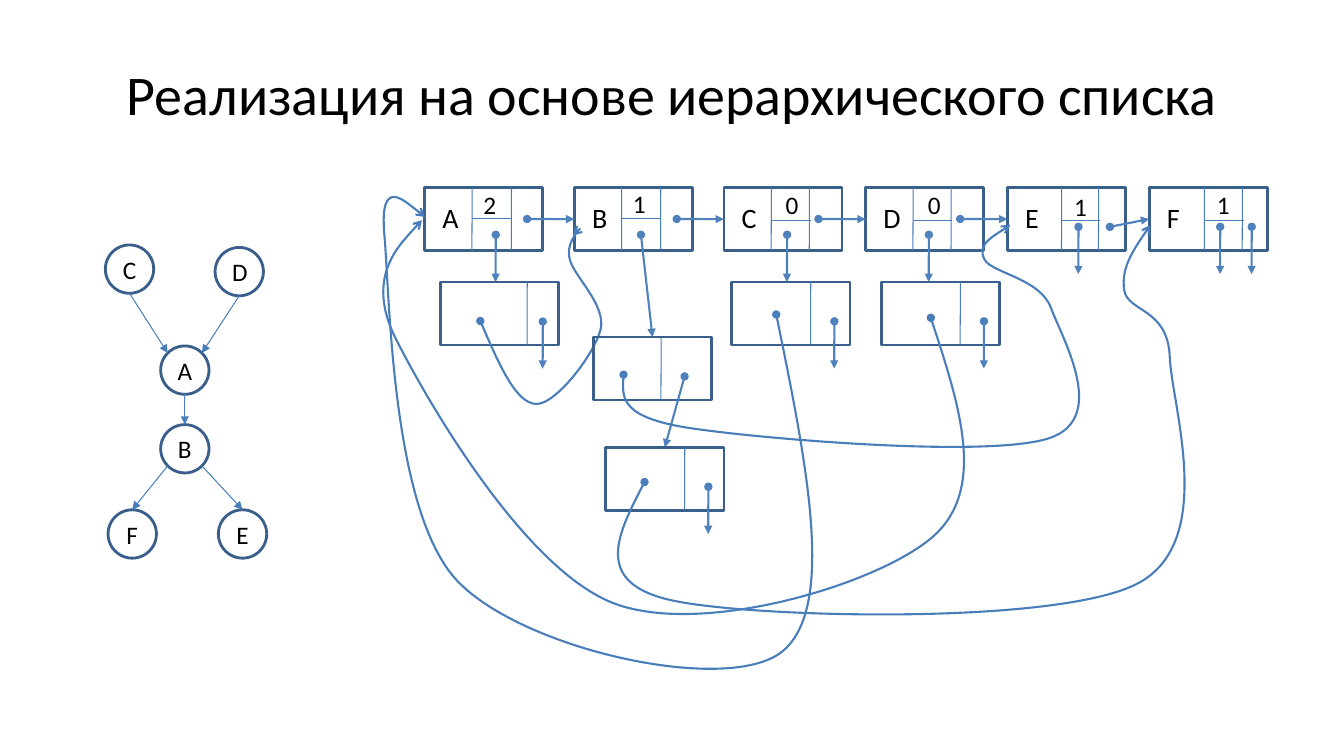
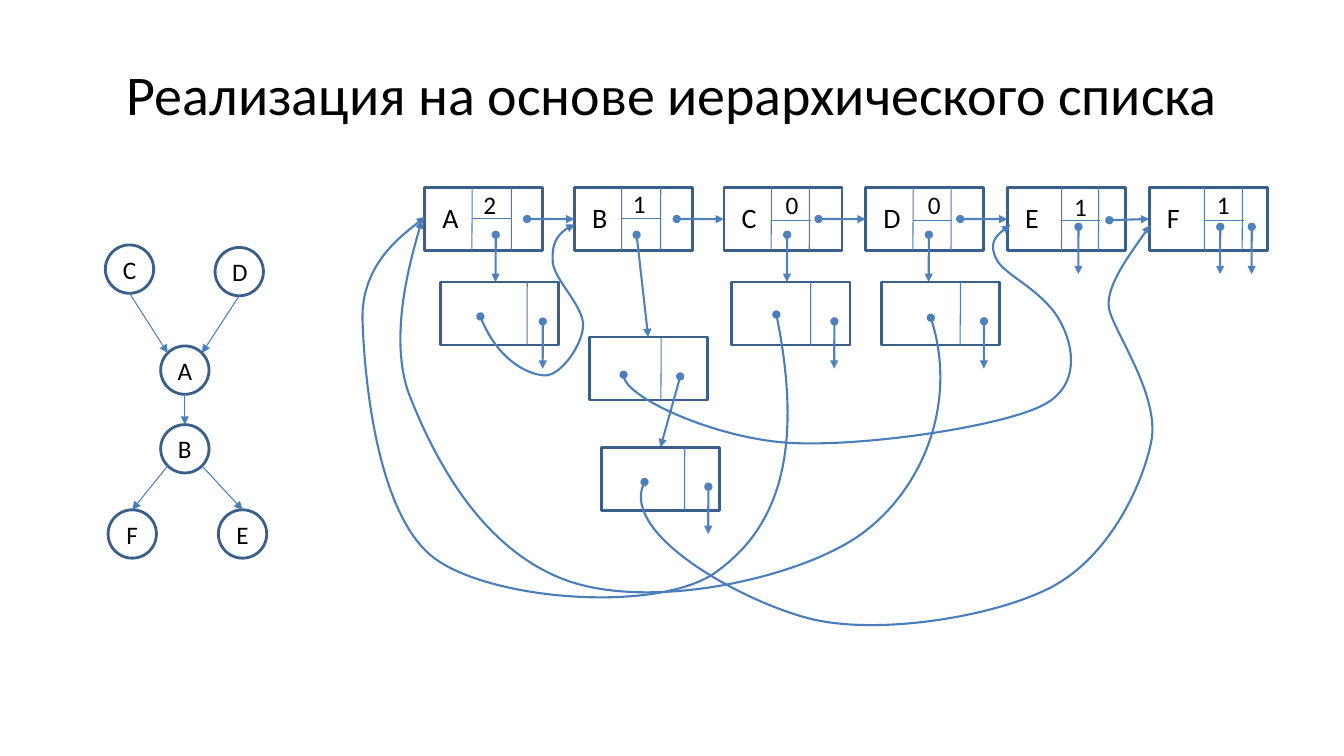
Before and after one commit to Evgueni-Petrov-aka-espetrov/Algorithms-and-Programming-in-C-pptx, a slide deck: slide 160 of 18 Кратчайшие пути и топсорт.pptx. Drawn at 1344x756 pixels with LibreOffice and Linux fonts; fonts in the diff are those of the drawing. Boxes give left, top, right and bottom in pixels: in the first picture for what was removed or moved away, otherwise in the second. Text is boxed around its words. In the diff, an @@ line names an element or a change of style, - is before the commit and + after.

Commit message:
разбил на слои; добавил реализацию через dfs; добавил транзитивное замыкание и подсчета самонепересекающихся путей на основе алгоритма Флойда-Уоршелла

```diff
--- a/18 Кратчайшие пути и топсорт.pptx
+++ b/18 Кратчайшие пути и топсорт.pptx
@@ freeform shape: place and size @@
-freeform shape at (379,174,836,696)
+freeform shape at (363,217,788,597)
@@ freeform shape: place and size @@
-freeform shape at (364,220,987,636)
+freeform shape at (402,220,941,592)
@@ freeform shape: place and size @@
-freeform shape at (481,226,607,405)
+freeform shape at (481,225,584,376)
@@ freeform shape: place and size @@
-freeform shape at (621,225,1110,458)
+freeform shape at (624,225,1072,444)
@@ freeform shape: place and size @@
-freeform shape at (592,225,1218,625)
+freeform shape at (641,225,1152,625)
@@ double arrow moved from (1110, 227) - (1149, 219) to (1110, 220) - (1149, 219) @@
@@ 2 double arrows, 2 rectangles: place and size @@
-2 double arrows, 2 rectangles at (594,235,724,510)
+2 double arrows, 2 rectangles at (590,235,720,510)
```
Also in this commit, not shown: 22 other slides changed, 2 slides added, 1 slide removed.
